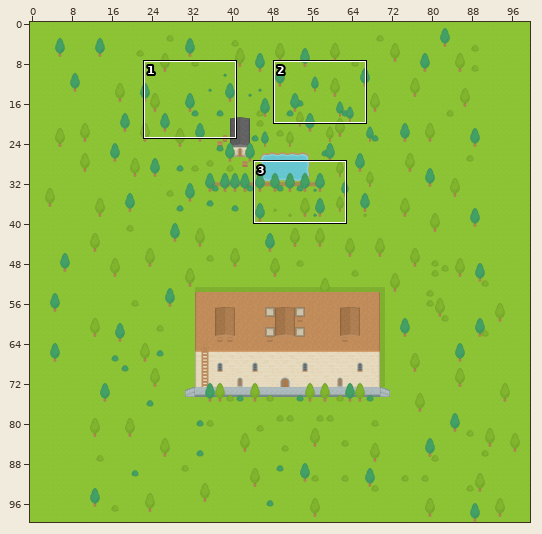
An edit to a level. Tiled map, android/assets/map.tmx. The first picture is a wide view before the edit; the outline marks the close-up.
Close-up. Before the edit:
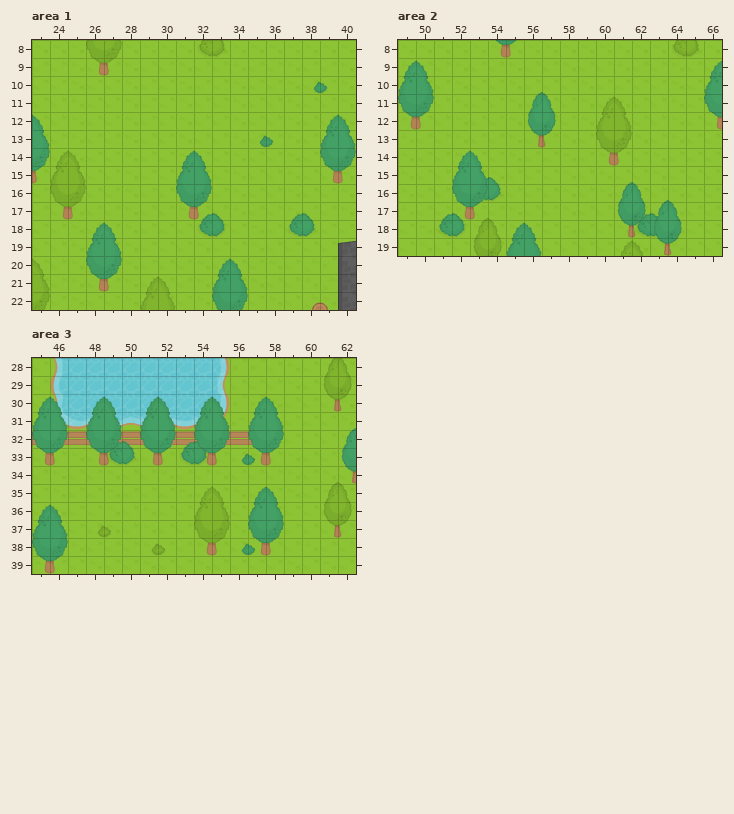
Cells are 32x32 px. Shown: area 1 x 23..40, y 8..22; area 2 x 49..66, y 8..19; area 3 x 45..62, y 28..39. The commit also changed other parts of the map, which this record leaves out.
The result:
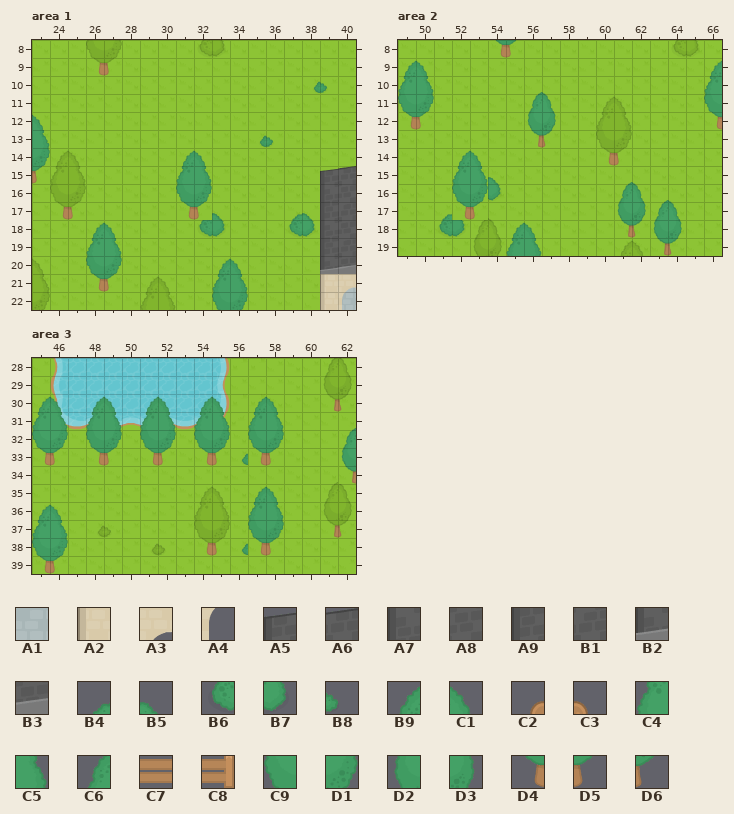
Key: from "spritesheet_32": A1 307, A2 368, A3 412, A4 452, A5 498, A6 499, A7 538, A8 539, A9 578, B1 579, B2 698, B3 699, B4 728, B5 729, B6 768, B7 769, B8 771, B9 808, C1 809, C2 816, C3 817, C4 848, C5 849, C6 850, C7 854, C8 855, C9 888, D1 889, D2 890, D3 891, D4 928, D5 929, D6 931.
__ is an empty cell, ## one hidden under a higher layer.
From old to new:
{"where": "layer \"Tile Layer 1\", area 1"}
{"y":21,"x":40,"old":"##","new":"A1"}
{"y":22,"x":40,"old":"##","new":"A1"}
{"where": "layer \"Tile Layer 5\", area 1"}
{"y":17,"x":32,"old":"__","new":"D5"}
{"y":21,"x":39,"old":"__ __","new":"A2 A3"}
{"y":22,"x":39,"old":"__ __","new":"A2 A4"}
{"where": "layer \"Tile Layer 3\" (removed), area 1"}
{"y":17,"x":32,"old":"B4","new":"__"}
{"y":19,"x":40,"old":"A5","new":"__"}
{"y":20,"x":40,"old":"A7","new":"__"}
{"y":21,"x":40,"old":"A9","new":"__"}
{"y":22,"x":40,"old":"A7","new":"__"}
{"where": "layer \"Tile Layer 4\" (removed), area 1"}
{"y":12,"x":39,"old":"B9 C1","new":"__ __"}
{"y":13,"x":39,"old":"C4 C5","new":"__ __"}
{"y":14,"x":39,"old":"C9 D1","new":"__ __"}
{"y":15,"x":39,"old":"D4 D5","new":"__ __"}
{"y":17,"x":32,"old":"D5","new":"__"}
{"y":22,"x":38,"old":"C2 C3","new":"__ __"}
{"where": "layer \"Tile Layer 5 #2\", area 1"}
{"y":15,"x":39,"old":"__ __","new":"A5 A6"}
{"y":16,"x":39,"old":"__ __","new":"A7 A8"}
{"y":17,"x":39,"old":"__ __","new":"A9 B1"}
{"y":18,"x":39,"old":"__ __","new":"A7 A8"}
{"y":19,"x":39,"old":"__ __","new":"A9 B1"}
{"y":20,"x":39,"old":"__ __","new":"B2 B3"}
{"where": "layer \"Tile Layer 5\", area 2"}
{"y":15,"x":53,"old":"__","new":"C5"}
{"y":16,"x":53,"old":"__","new":"D1"}
{"y":17,"x":52,"old":"__","new":"D4"}
{"y":17,"x":62,"old":"__ __","new":"D3 C6"}
{"y":18,"x":62,"old":"__ __","new":"D6 D2"}
{"where": "layer \"Tile Layer 3\" (removed), area 2"}
{"y":15,"x":53,"old":"B4","new":"__"}
{"y":16,"x":53,"old":"B6","new":"__"}
{"y":17,"x":52,"old":"B5","new":"__"}
{"y":17,"x":62,"old":"B4 B5","new":"__ __"}
{"y":18,"x":62,"old":"B6 B7","new":"__ __"}
{"where": "layer \"Tile Layer 4\" (removed), area 2"}
{"y":15,"x":53,"old":"C5","new":"__"}
{"y":16,"x":53,"old":"D1","new":"__"}
{"y":17,"x":52,"old":"D4","new":"__"}
{"y":17,"x":62,"old":"D3 C6","new":"__ __"}
{"y":18,"x":62,"old":"D6 D2","new":"__ __"}
{"where": "layer \"Tile Layer 5\", area 3"}
{"y":32,"x":45,"old":"C7 C7 C7 C7 C7 C7 C7 C7 C7 C7 C7 C7 C8","new":"C9 D1 __ C9 D1 __ C9 D1 __ C9 D1 __ C9"}
{"y":33,"x":49,"old":"__","new":"D5"}
{"y":33,"x":54,"old":"__","new":"D4"}
{"y":33,"x":57,"old":"__","new":"D4"}
{"y":38,"x":57,"old":"__","new":"D4"}
{"where": "layer \"Tile Layer 3\" (removed), area 3"}
{"y":32,"x":49,"old":"B4 B5","new":"__ __"}
{"y":32,"x":53,"old":"B4 B5","new":"__ __"}
{"y":33,"x":49,"old":"B6 B7","new":"__ __"}
{"y":33,"x":53,"old":"B6 B7","new":"__ __"}
{"y":33,"x":57,"old":"B8","new":"__"}
{"y":38,"x":57,"old":"B8","new":"__"}
{"where": "layer \"Tile Layer 4\" (removed), area 3"}
{"y":32,"x":45,"old":"C9 D1","new":"__ __"}
{"y":32,"x":48,"old":"C9 D1","new":"__ __"}
{"y":32,"x":51,"old":"C9 D1","new":"__ __"}
{"y":32,"x":54,"old":"C9 D1","new":"__ __"}
{"y":32,"x":57,"old":"C9","new":"__"}
{"y":33,"x":49,"old":"D5","new":"__"}
{"y":33,"x":54,"old":"D4","new":"__"}
{"y":33,"x":57,"old":"D4","new":"__"}
{"y":38,"x":57,"old":"D4","new":"__"}
{"label":"changed","picture_box":[312,114,356,310]}
{"label":"changed","picture_box":[202,214,212,220]}
{"label":"changed","picture_box":[452,178,488,220]}
{"label":"changed","picture_box":[636,213,657,237]}
{"label":"changed","picture_box":[32,431,255,465]}
{"label":"changed","picture_box":[248,544,255,555]}
